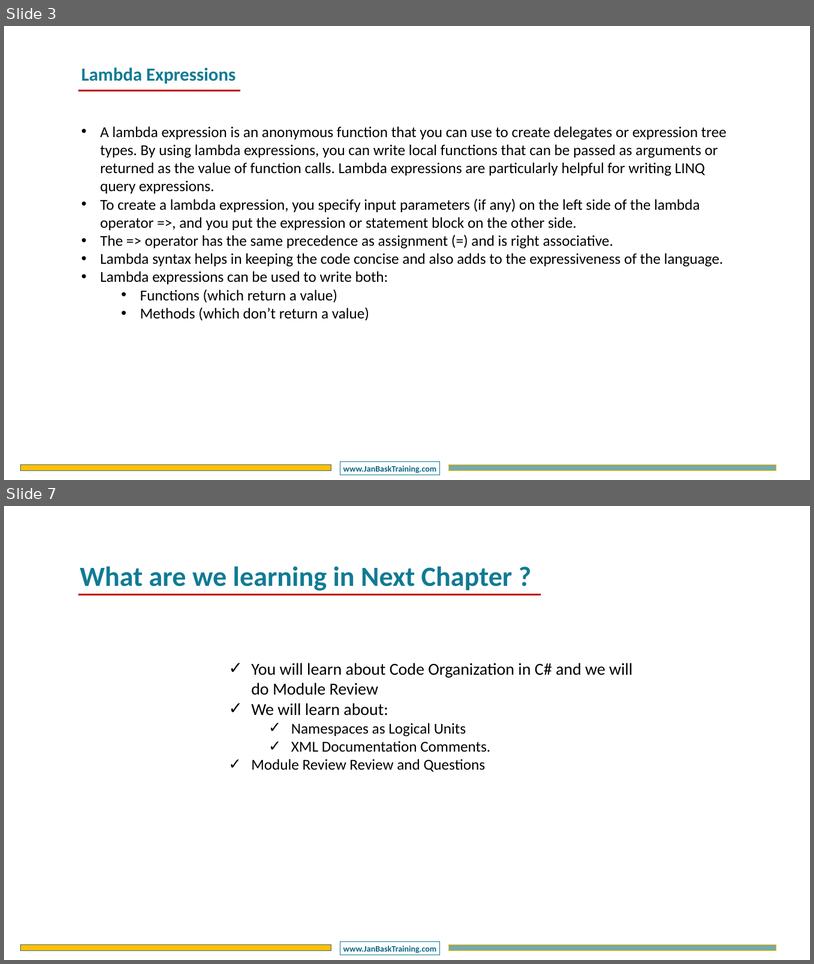
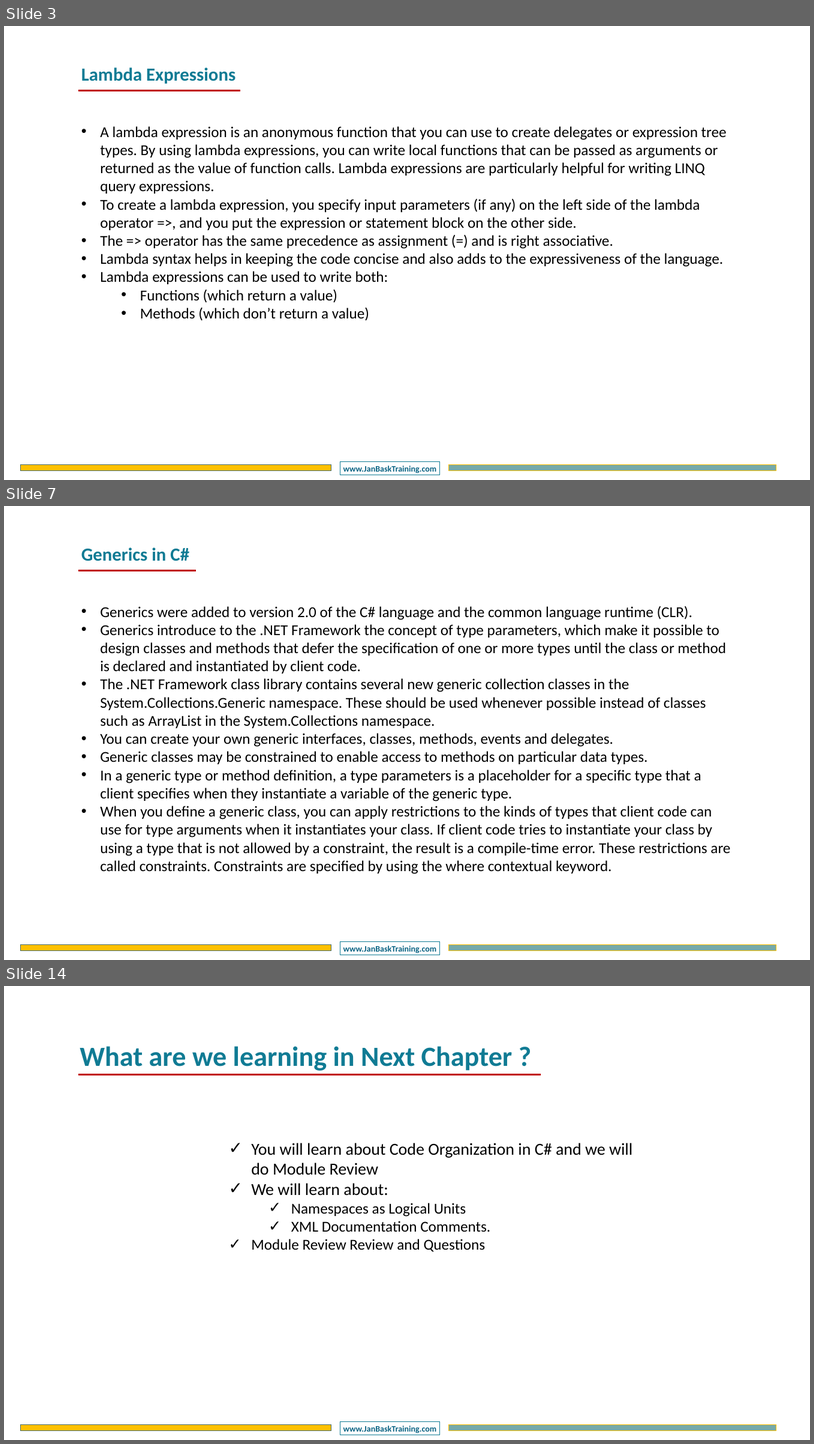
Before and after one commit to DotNetTraining/DotNetEssentials, a slide deck: slides/OOPC/OOPC - Chapter4.pptx. Shown one above the other, each under a label of ours: slides 3 and 7 before the commit, slides 3, 7 and 14 after it; the slides between them are not shown. The pictures are 814x964 and 814x1444 pixels, drawn with LibreOffice and Linux fonts; fonts in the diff are those of the drawing; background and template pictures are left out. Boxes give left, top, right and bottom in pixels: in the first picture for what was removed or moved away, otherwise in the second. Text is boxed around its words. In the diff, an @@ line names an element or a change of style, - is before the commit and + after.

```diff
--- a/slides/OOPC/OOPC - Chapter4.pptx
+++ b/slides/OOPC/OOPC - Chapter4.pptx
@@ slide 7 added at [4, 506, 810, 960], background #FFFFFF; not listed: 3 template elements that a slide beside it also shows @@
@@ text added at [81, 547, 189, 561], 44 pt, text #107B94, bold @@
+Generics in C#
@@ line added from (78, 571) to (196, 571), #C00000 4.5 pt @@
@@ text added at [100, 606, 731, 874], 36 pt, text #000000 @@
+• Generics were added to version 2.0 of the C# language and the common language runtime (CLR).
+• Generics introduce to the .NET Framework the concept of type parameters, which make it possible to design classes and methods that defer the specification of one or more types until the class or method is declared and instantiated by client code.
+• The .NET Framework class library contains several new generic collection classes in the System.Collections.Generic namespace. These should be used whenever possible instead of classes such as ArrayList in the System.Collections namespace.
+• You can create your own generic interfaces, classes, methods, events and delegates.
+• Generic classes may be constrained to enable access to methods on particular data types.
+• In a generic type or method definition, a type parameters is a placeholder for a specific type that a client specifies when they instantiate a variable of the generic type.
+• When you define a generic class, you can apply restrictions to the kinds of types that client code can use for type arguments when it instantiates your class. If client code tries to instantiate your class by using a type that is not allowed by a constraint, the result is a compile-time error. These restrictions are called constraints. Constraints are specified by using the where contextual keyword.
@@ what was slide 7 is now slide 14 @@
```
Also in this commit, not shown: 3 slides changed, 6 other slides added, 5 other files.
